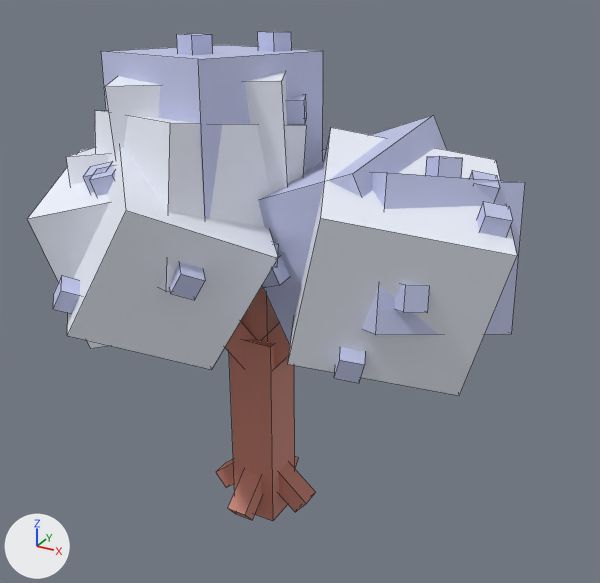
Two versions of the FBX model StudAssets/Export/Snow/FrostTree.fbx, one commit apart.
Before and after are seen from a camera (50 mm lens) standing at (14.8, -23.9, 21.3) and looking at (1.5, 0.2, 9.2). Arrows for +X, +Y and +Z are at lower left; the lights stay in place. The picture after the commit comes second. Mesh edges are drawn as thin lines. Where no turn or scale is listed for an object, it has been applied to the vertices. Vertices at exactly the same position are counted once.

Objects in the first picture: 'Snow.001', 'SnowShade', 'Wood.005'.
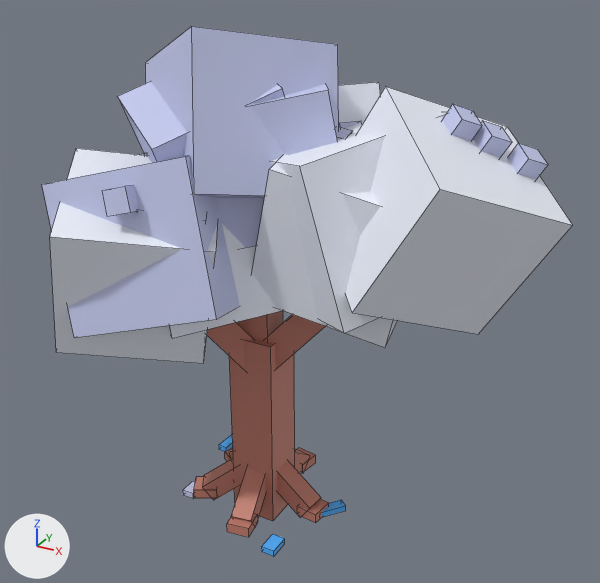
Pixel boxes [x1, y1, x2, y2] of what changed, in the pictures (600 x 583 px; the box of a moved part takes in the faces that stretch with it):
'Snow.001', reshaped (7% wider, 13% shorter): before [27, 72, 517, 396]; after [50, 82, 573, 363]
'SnowShade.001', added (blue): after [42, 26, 548, 499]
'SnowShade', deleted (blue): before [53, 31, 525, 383]
'Wood.005', reshaped: before [216, 286, 316, 521]; after [194, 311, 329, 537]
'Ice', added: after [219, 434, 346, 556]
part 1 of me_frosttree_wood, moved or reshaped: before [267, 323, 290, 369]; after [268, 314, 325, 369]
part 2 of me_frosttree_wood, rebuilt (20% taller): before [228, 470, 262, 520]; after [231, 467, 265, 527]
part 3 of me_frosttree_wood, rebuilt (18% wider, 16% taller): before [279, 462, 316, 512]; after [277, 460, 321, 518]
part 4 of me_frosttree_wood, rebuilt (mostly hidden before): before [295, 457, 299, 468]; after [295, 449, 310, 473]
part 5 of me_frosttree_wood, rebuilt: before [225, 320, 256, 367]; after [207, 322, 254, 369]
part 6 of me_frosttree_wood, deleted: before [216, 459, 234, 488]
part 7 of me_frosttree_wood, added: after [194, 447, 329, 537]
part 8 of me_frosttree_snow, moved or reshaped: before [288, 127, 517, 396]; after [345, 87, 573, 334]
part 9 of me_frosttree_snow, moved or reshaped (not visible before): after [271, 112, 447, 333]
part 10 of me_frosttree_snow, moved or reshaped: before [66, 147, 108, 185]; after [252, 154, 398, 348]
part 11 of me_frosttree_snow, moved or reshaped: before [95, 110, 307, 292]; after [338, 82, 381, 123]
part 12 of me_frosttree_snow, moved or reshaped: before [27, 148, 110, 348]; after [169, 224, 282, 338]
part 13 of me_frosttree_snow, moved or reshaped: before [67, 146, 278, 370]; after [50, 148, 217, 363]
part 14 of me_frosttree_snow, deleted: before [105, 72, 289, 194]

Edits to the bpy script that builds the scene:
```text
Change me_frosttree_snow:
    remove me_frosttree_snow.from_pydata(...)  # 72 vertices, 54 faces; spans x -7.7..9.6, y -6.7..6.8, z 7.2..17.1
    add me_frosttree_snow.from_pydata(...)  # 56 vertices, 42 faces; spans x -7.1..10.6, y -6.8..6.9, z 7.3..16.7
    me_frosttree_snow part 8: the loose piece of 8 vertices spanning x 0.8..9.6, y -4.1..4.2, z 7.2..15.1 is multiplied about its middle by the matrix ((0.791, -0.322, 0.203), (0.331, 0.813, 0.0), (-0.188, 0.077, 0.854)), then moved by (1.1, 0.4, 1.6)
    me_frosttree_snow part 9: the loose piece of 8 vertices spanning x -6.7..-0.4, y -2.0..3.8, z 8.4..14.0 is multiplied about its middle by the matrix ((0.924, 0.444, -0.399), (-0.475, 0.992, 0.003), (0.361, 0.17, 1.025)), then moved by (6.9, 0.0, 1.0)
    me_frosttree_snow part 10: the loose piece of 8 vertices spanning x -7.2..-0.6, y -4.0..2.4, z 9.1..14.6 is multiplied about its middle by the matrix ((0.983, 0.294, 0.396), (-0.222, 1.052, -0.231), (-0.441, 0.126, 1.0)), then moved by (7.2, 1.4, 0.0)
    me_frosttree_snow part 11: the loose piece of 8 vertices spanning x -5.0..1.8, y -5.2..2.3, z 9.7..15.9 is multiplied about its middle by the matrix ((0.878, 0.279, -0.268), (-0.279, 0.917, 0.04), (0.267, 0.042, 0.92)), then moved by (1.6, 4.5, 0.2)
    me_frosttree_snow part 12: the loose piece of 8 vertices spanning x -7.2..0.5, y -5.8..2.2, z 7.5..14.8 is multiplied about its middle by the matrix ((0.87, -0.293, -0.194), (0.346, 0.8, 0.346), (0.057, -0.392, 0.85)), then moved by (2.0, 1.1, -0.3)
    me_frosttree_snow part 13: the loose piece of 8 vertices spanning x -6.3..2.4, y -6.7..0.9, z 7.2..15.1 is multiplied about its middle by the matrix ((0.936, 0.231, -0.23), (-0.274, 0.937, -0.172), (0.177, 0.226, 0.949)), then moved by (-1.2, 0.0, -0.4)
    me_frosttree_snow part 14: the loose piece of 8 vertices spanning x -5.7..1.8, y -3.6..4.1, z 11.1..17.1 is deleted
    other edits to the shape of me_frosttree_snow do not show in these pictures
Change me_frosttree_wood:
    remove me_frosttree_wood.from_pydata(...)  # 72 vertices, 54 faces; spans x -3.62..5.02, y -2.85..2.95, z -0.57..13.18
    add me_frosttree_wood.from_pydata(...)  # 120 vertices, 90 faces; spans x -3.45..5.03, y -2.92..3.3, z -0.57..13.18
    me_frosttree_wood part 1: the loose piece of 8 vertices spanning x -0.57..5.02, y -0.96..0.59, z 5.51..11.61 is multiplied about its middle by the matrix ((0.983, -0.1, 0.017), (0.1, 0.983, 0.0), (-0.017, 0.001, 0.988)), then moved by (0.02, 0.23, -0.07)
    me_frosttree_wood part 2: the loose piece of 8 vertices spanning x -0.4..0.4, y -2.15..-0.25, z -0.18..1.58 is rebuilt with 8 vertices and now spans x -0.36..0.83, y -2.55..-0.11, z -0.15..1.8
    me_frosttree_wood part 3: the loose piece of 8 vertices spanning x 0.25..2.15, y -0.4..0.4, z -0.18..1.58 is rebuilt with 8 vertices and now spans x 0.13..2.55, y -0.69..0.38, z -0.15..1.8
    me_frosttree_wood part 4: the loose piece of 8 vertices spanning x -0.4..0.4, y 0.25..2.15, z -0.18..1.58 is rebuilt with 8 vertices and now spans x -0.37..0.81, y 0.11..2.55, z -0.15..1.8
    me_frosttree_wood part 5: the loose piece of 8 vertices spanning x -3.62..0.76, y -2.85..0.76, z 5.54..11.28 is rebuilt with 8 vertices and now spans x -3.45..0.75, y -2.92..0.76, z 5.52..10.55
    me_frosttree_wood part 6: the loose piece of 8 vertices spanning x -2.15..-0.25, y -0.4..0.4, z -0.18..1.58 is deleted
    me_frosttree_wood part 7: 56 vertices added at x -2.69..2.88, y -2.88..2.89, z -0.15..1.8
    other edits to the shape of me_frosttree_wood do not show in these pictures
Remove ob_snowshade:
    ob_snowshade = bpy.data.objects.new('SnowShade', me_frosttree_snowshade)
Add ob_ice:
    ob_ice = bpy.data.objects.new('Ice', me_frosttree_ice)  # 24 vertices, 18 faces; spans x -3.32..3.46, y -3.2..2.64, z 0.0..0.24; in mat_ice (blue #50b0ff)
    ob_ice.location = (0.0, 0.0, 0.0)
Add ob_snowshade_001:
    ob_snowshade_001 = bpy.data.objects.new('SnowShade.001', me_frosttree_snowshade_1)  # 336 vertices, 252 faces; spans x -6.0..9.4, y -6.1..7.0, z 0.0..18.5; in mat_snowshade (blue #c4caec)
    ob_snowshade_001.location = (0.0, 0.0, 0.0)
```
